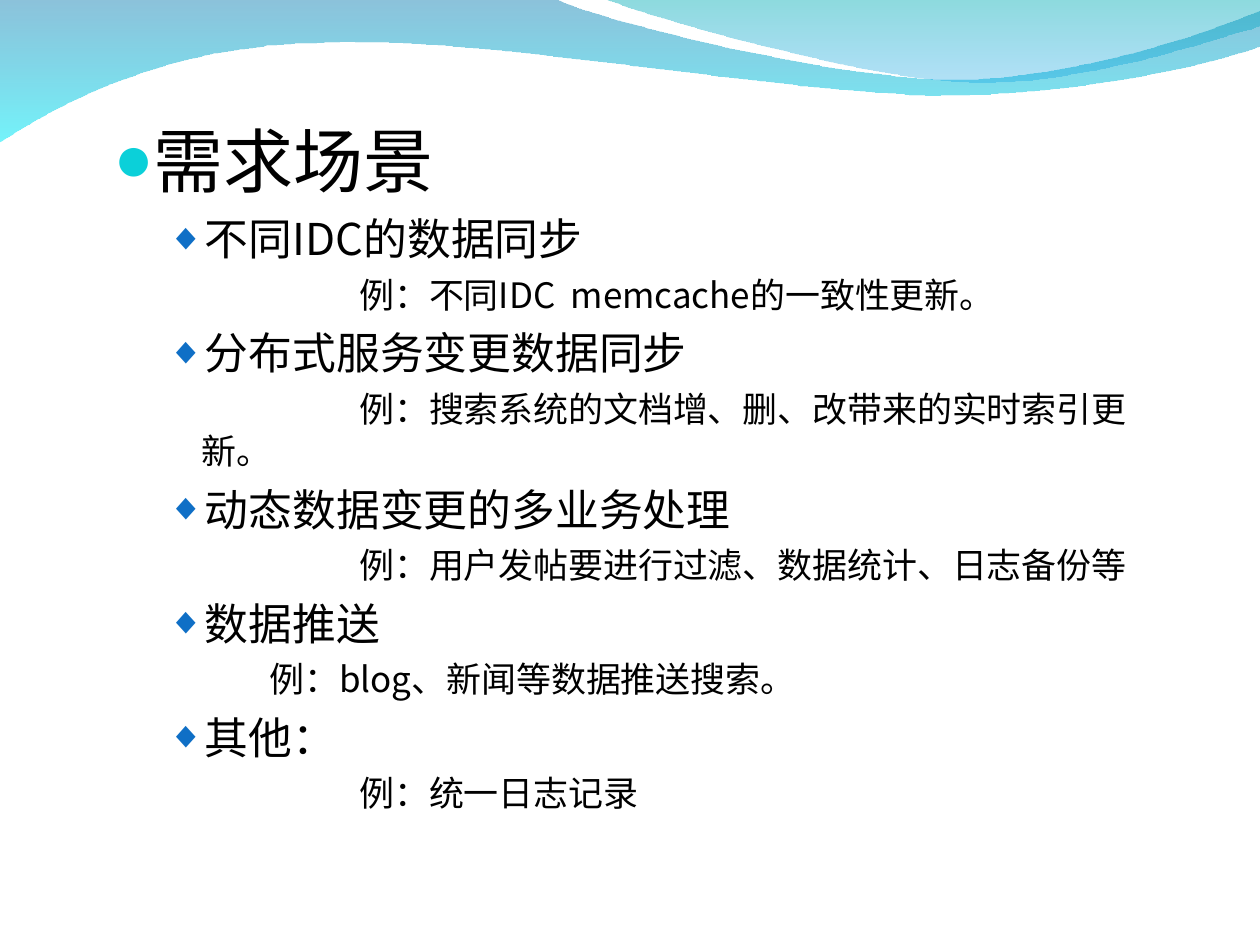
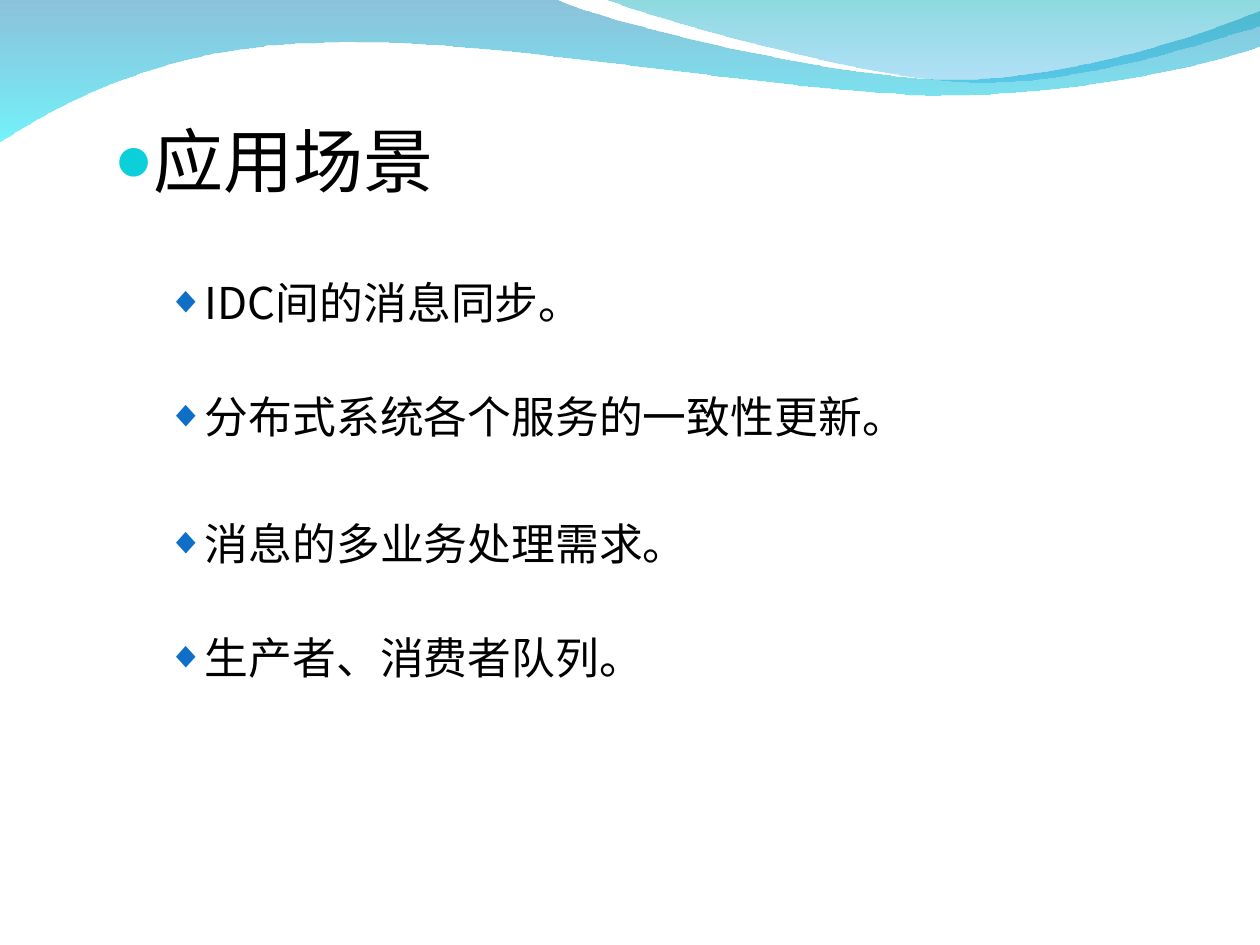
Before and after one commit to zxf1864/cwinux-mq, a slide deck: slide 5 of mq/doc/mq_introduce.ppt (slide 2 before the commit). Drawn at 1260x945 pixels with LibreOffice and Linux fonts; fonts in the diff are those of the drawing; background and template pictures are left out. Boxes give left, top, right and bottom in pixels: in the first picture for what was removed or moved away, otherwise in the second. Text is boxed around its words. In the diff, an @@ line names an element or a change of style, - is before the commit and + after.

```diff
--- a/mq/doc/mq_introduce.ppt
+++ b/mq/doc/mq_introduce.ppt
@@ text at (154, 127, 906, 678): text changed; size 16 to 20 pt @@
-● 需求场景
-  ◆ 不同IDC的数据同步
-  例：不同IDC memcache的一致性更新。
-  ◆ 分布式服务变更数据同步
-  例：搜索系统的文档增、删、改带来的实时索引更新。
-  ◆ 动态数据变更的多业务处理
-  例：用户发帖要进行过滤、数据统计、日志备份等
-  ◆ 数据推送
-  例：blog、新闻等数据推送搜索。
-  ◆ 其他：
-  例：统一日志记录
+● 应用场景
+  ◆ IDC间的消息同步。
+  ◆ 分布式系统各个服务的一致性更新。
+  ◆ 消息的多业务处理需求。
+  ◆ 生产者、消费者队列。
```
Also in this commit, not shown: 3 other slides changed, 3 slides added, 1 slide removed.
